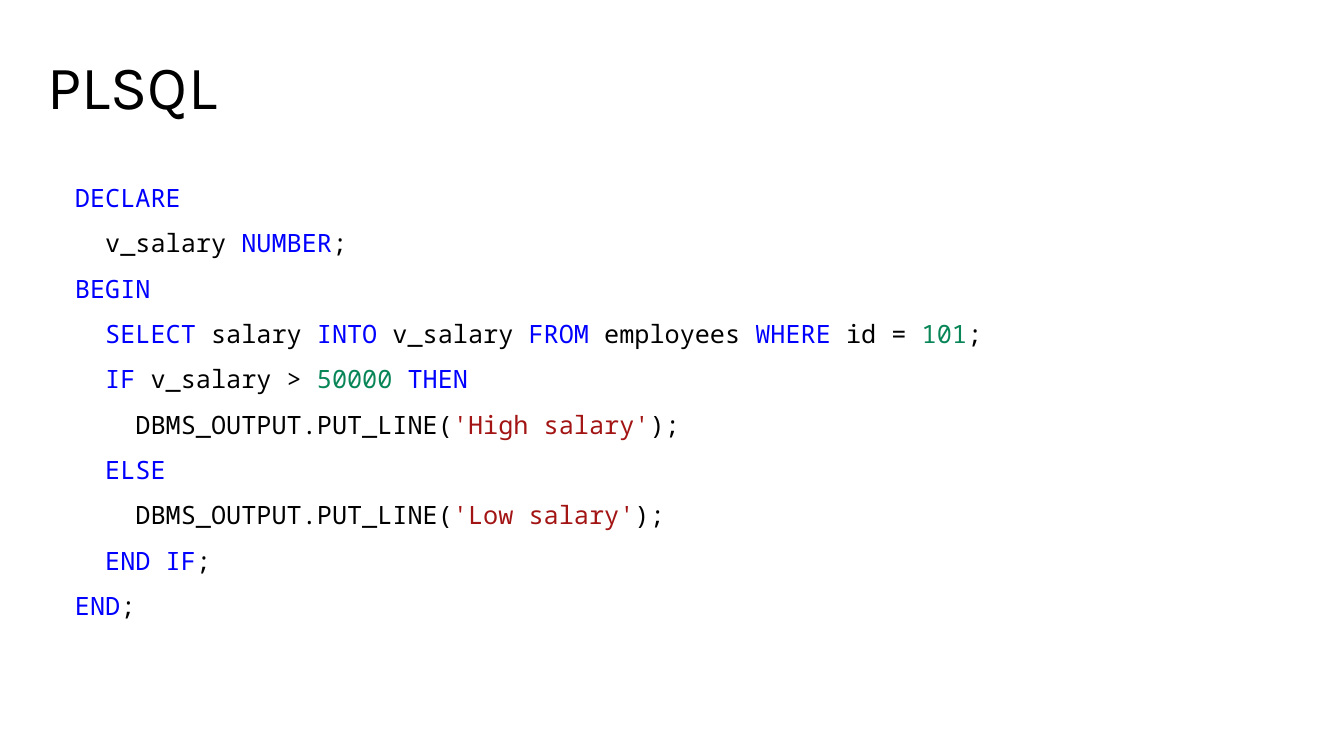
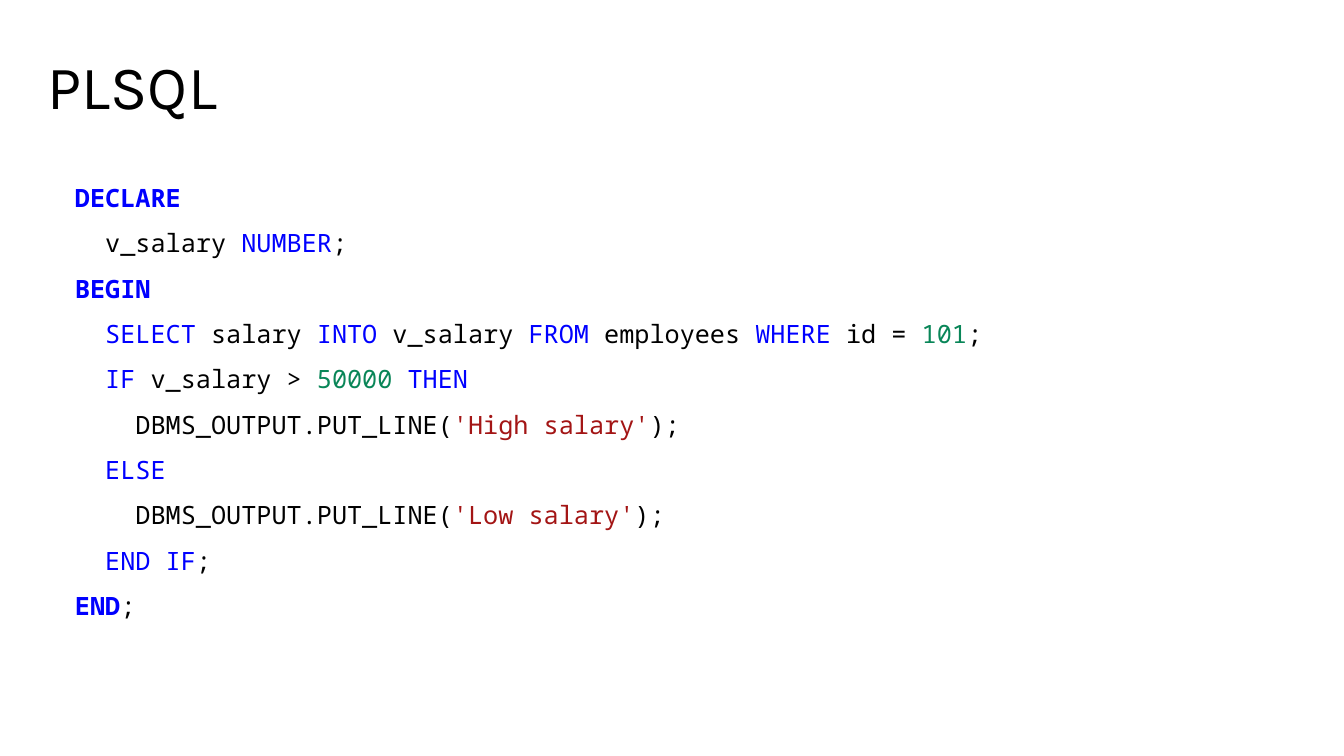
Before and after one commit to olearno/workshops, a slide deck: slide 4 of plsql/plsql_demo.pptx (slide 5 before the commit). Drawn at 1344x756 pixels with LibreOffice and Linux fonts; fonts in the diff are those of the drawing. Boxes give left, top, right and bottom in pixels: in the first picture for what was removed or moved away, otherwise in the second. Text is boxed around its words. In the diff, an @@ line names an element or a change of style, - is before the commit and + after.

```diff
--- a/plsql/plsql_demo.pptx
+++ b/plsql/plsql_demo.pptx
@@ text at [75,188,181,619]: bold on in "DECLARE", "BEGIN", "END;" @@
```
Also in this commit, not shown: 2 other slides changed, 2 slides added.
